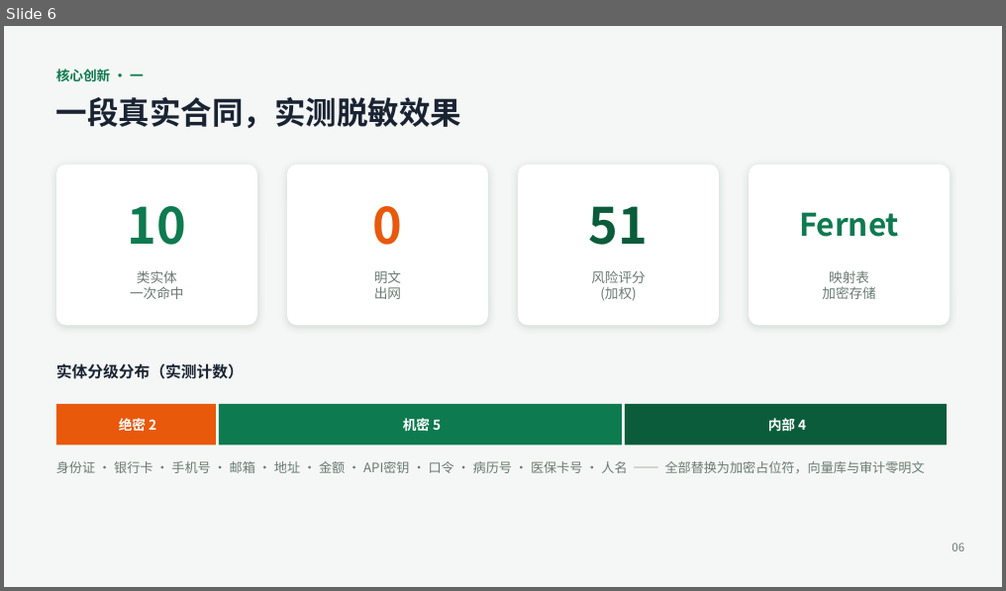
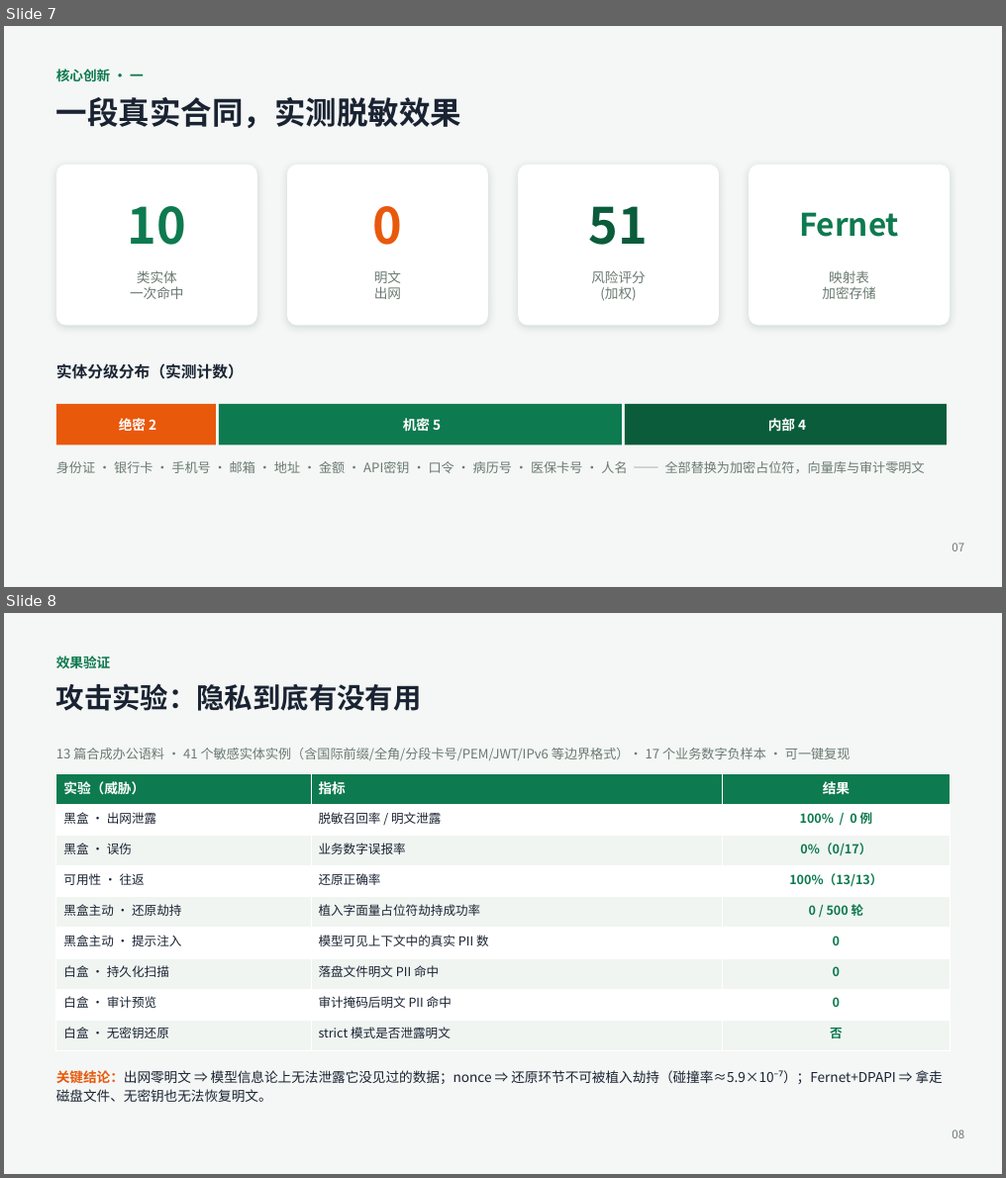
Before and after one commit to Andysun06/yindun-agent, a slide deck: 隐盾安全智能体_项目汇报.pptx. Shown one above the other, each under a label of ours: slide 6 before the commit, slides 7 and 8 after it. The pictures are 1006x591 and 1006x1178 pixels, drawn with LibreOffice and Linux fonts; fonts in the diff are those of the drawing. Boxes give left, top, right and bottom in pixels: in the first picture for what was removed or moved away, otherwise in the second. Text is boxed around its words. In the diff, an @@ line names an element or a change of style, - is before the commit and + after.

Commit message:
按评审意见强化：新增隐私攻防评测 + 技术报告重构（动机/挑战/算法形式化/威胁模型/攻击实验）
- privacy_eval.py：可复现的黑盒/白盒/还原劫持/提示注入/无密钥 8 项攻击实验
  结果(13篇/41实体)：召回100%·明文泄露0·误报0·还原100%·劫持0/500·持久化0命中
- 引擎增强：审计 _mask_text 复用完整脱敏管线(修复审计预览弱于主链路)；
  人名识别补全办公/医疗/金融角色触发词(员工/患者/参会人等)
- 技术报告(原参赛报告重构)：去参赛框架，补动机·挑战·脱敏算法形式化·威胁模型·攻击实验结果
- 汇报PPT 16页：新增关键挑战页+攻击实验结果页，隐私网关页加形式化，去参赛措辞
- 使用说明去参赛措辞；md2pdf.py 可复用转换脚本；安装包重编译

```diff
--- a/隐盾安全智能体_项目汇报.pptx
+++ b/隐盾安全智能体_项目汇报.pptx
@@ slide 8 added at box(4, 613, 1002, 1174), background #FFFFFF @@
@@ rectangle added at box(4, 613, 1002, 1174), fill #F4F7F5 @@
@@ text added at box(56, 656, 110, 668), 13 pt, text #0E7A4F, bold @@
+效果验证
@@ text added at box(56, 683, 422, 711), 27 pt, text #1A2332, bold @@
+攻击实验：隐私到底有没有用
@@ text added at box(56, 748, 850, 761), 12.5 pt, text #6B7A72 @@
+13 篇合成办公语料 · 41 个敏感实体实例（含国际前缀/全角/分段卡号/PEM/JWT/IPv6 等边界格式）· 17 个业务数字负样本 · 可一键复现
@@ table added at box(56, 774, 949, 1051), 9 rows, 3 columns @@
+实验（威胁） | 指标 | 结果
+黑盒 · 出网泄露 | 脱敏召回率 / 明文泄露 | 100% / 0 例
+黑盒 · 误伤 | 业务数字误报率 | 0%（0/17）
+可用性 · 往返 | 还原正确率 | 100%（13/13）
+黑盒主动 · 还原劫持 | 植入字面量占位符劫持成功率 | 0 / 500 轮
+黑盒主动 · 提示注入 | 模型可见上下文中的真实 PII 数 | 0
+白盒 · 持久化扫描 | 落盘文件明文 PII 命中 | 0
+白盒 · 审计预览 | 审计掩码后明文 PII 命中 | 0
+白盒 · 无密钥还原 | strict 模式是否泄露明文 | 否
@@ text added at box(56, 1070, 943, 1102), 13 pt, text #1A2332 @@
+关键结论：出网零明文 ⇒ 模型信息论上无法泄露它没见过的数据；nonce ⇒ 还原环节不可被植入劫持（碰撞率≈5.9×10⁻⁷）；Fernet+DPAPI ⇒ 拿走磁盘文件、无密钥也无法恢复明文。
@@ text added at box(951, 1130, 964, 1139), 11 pt, text #6B7A72 @@
+08
@@ what was slide 6 is now slide 7 @@
@@ slide 7 changed as well @@
@@ text at box(951, 543, 964, 552): text changed @@
-06
+07
```
Also in this commit, not shown: 13 other slides changed, 1 other slide added, 11 other files.
